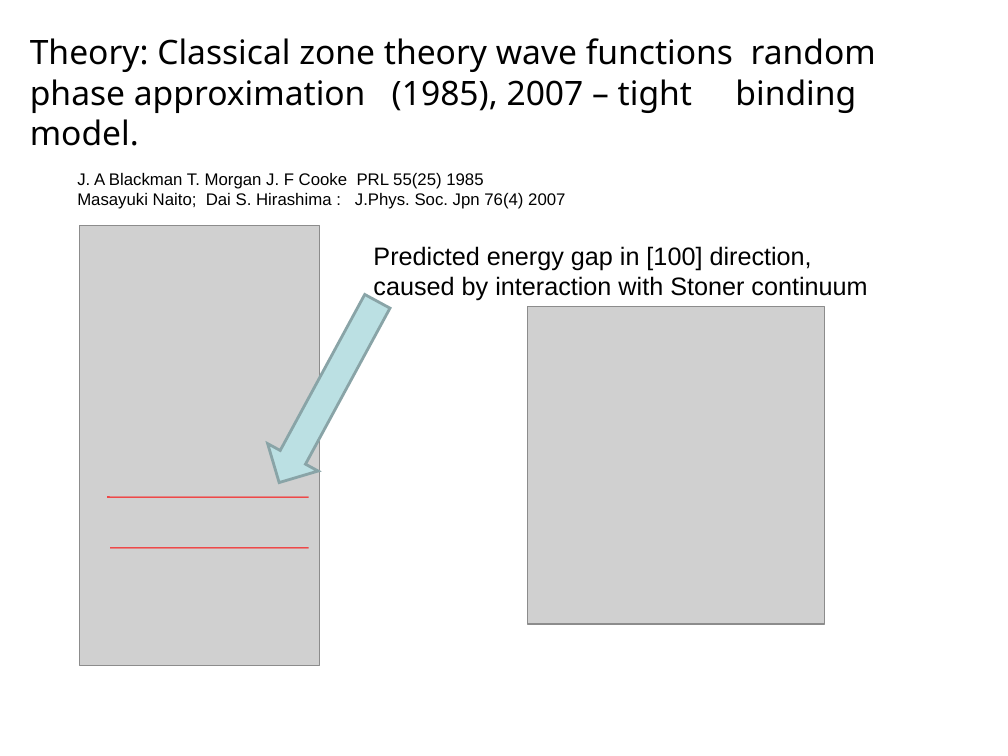
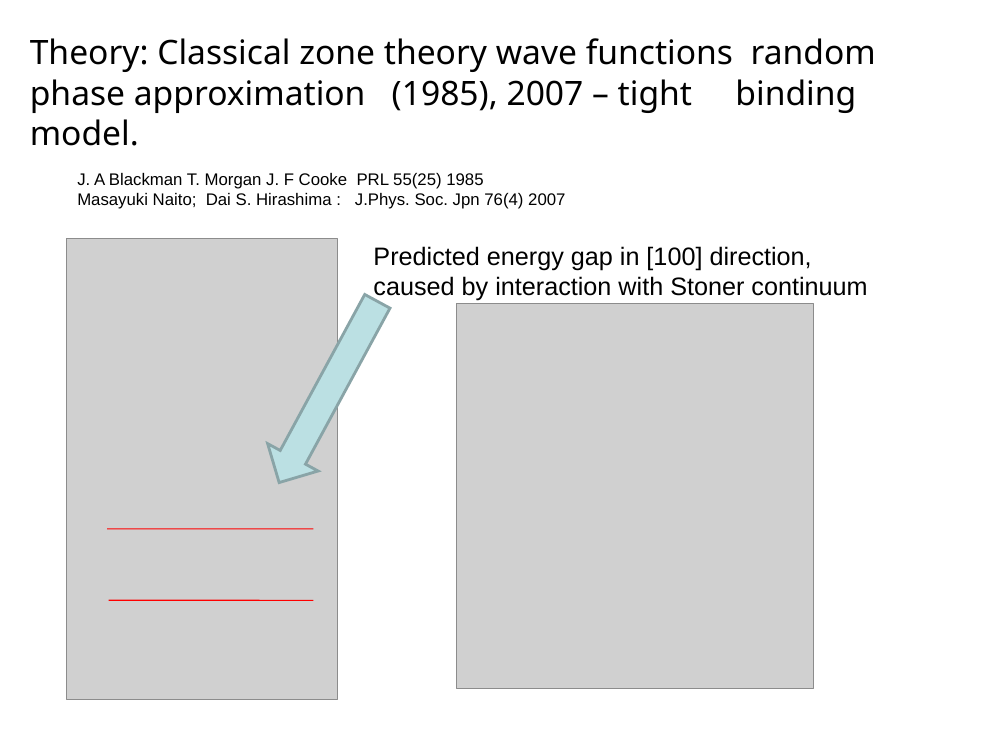
Before and after one commit to abuts/Fe, a slide deck: slide 4 of June2017/Icns2017/ICNS2017.ppt. Drawn at 1008x756 pixels with LibreOffice and Linux fonts; fonts in the diff are those of the drawing; grey boxes stand for pictures; background and template pictures are left out. Boxes give left, top, right and bottom in pixels: in the first picture for what was removed or moved away, otherwise in the second. Text is boxed around its words. In the diff, an @@ line names an element or a change of style, - is before the commit and + after.

```diff
--- a/June2017/Icns2017/ICNS2017.ppt
+++ b/June2017/Icns2017/ICNS2017.ppt
@@ picture: place and size @@
-picture at (80, 226, 321, 666)
+picture at (67, 238, 337, 699)
@@ picture: place and size @@
-picture at (528, 306, 826, 624)
+picture at (457, 304, 813, 688)
@@ line moved from (110, 548) - (308, 548) to (107, 529) - (313, 529) @@
@@ line moved from (107, 497) - (308, 497) to (109, 600) - (313, 600) @@
```
Also in this commit, not shown: 4 other slides changed, 1 slide removed, 1 other file.
